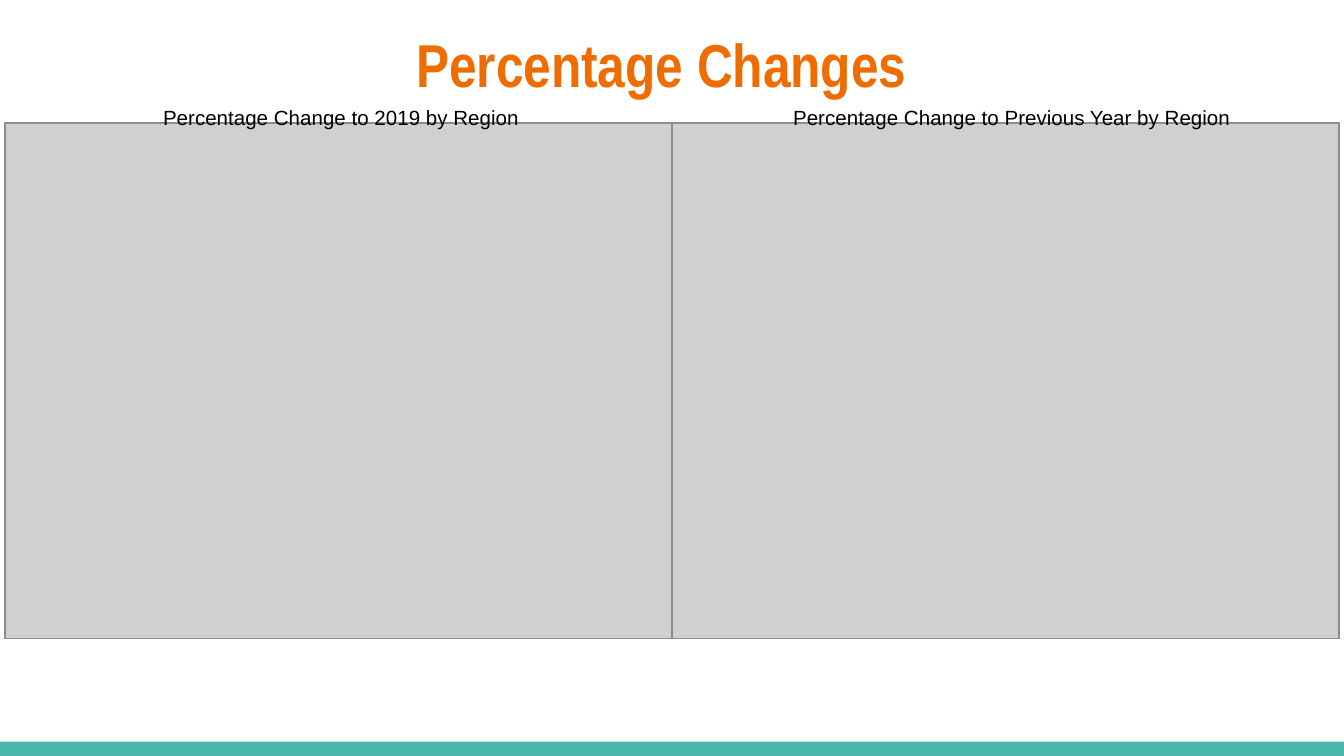
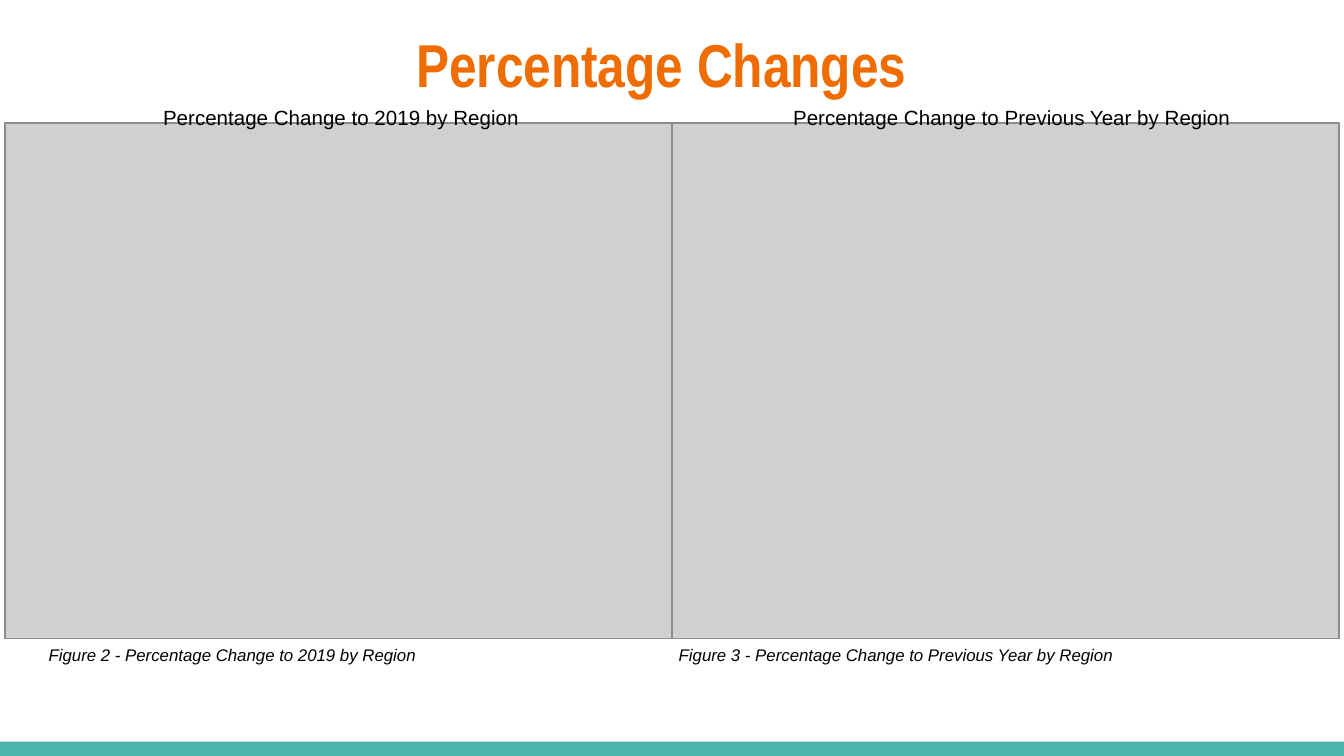
Before and after one commit to elliot-linsey/QMUL, a slide deck: slide 8 of EOY Project/Presentation.pptx. Drawn at 1344x756 pixels with LibreOffice and Linux fonts; fonts in the diff are those of the drawing; grey boxes stand for pictures. Boxes give left, top, right and bottom in pixels: in the first picture for what was removed or moved away, otherwise in the second. Text is boxed around its words. In the diff, an @@ line names an element or a change of style, - is before the commit and + after.

```diff
--- a/EOY Project/Presentation.pptx
+++ b/EOY Project/Presentation.pptx
@@ text added at bbox=[49, 648, 415, 665], 9 pt, text #000000, italic @@
+Figure 2 - Percentage Change to 2019 by Region
@@ text added at bbox=[679, 648, 1112, 665], 9 pt, text #000000, italic @@
+Figure 3 - Percentage Change to Previous Year by Region
```
Also in this commit, not shown: 7 other slides changed, 1 slide added, 1 slide removed, 1 other file.
